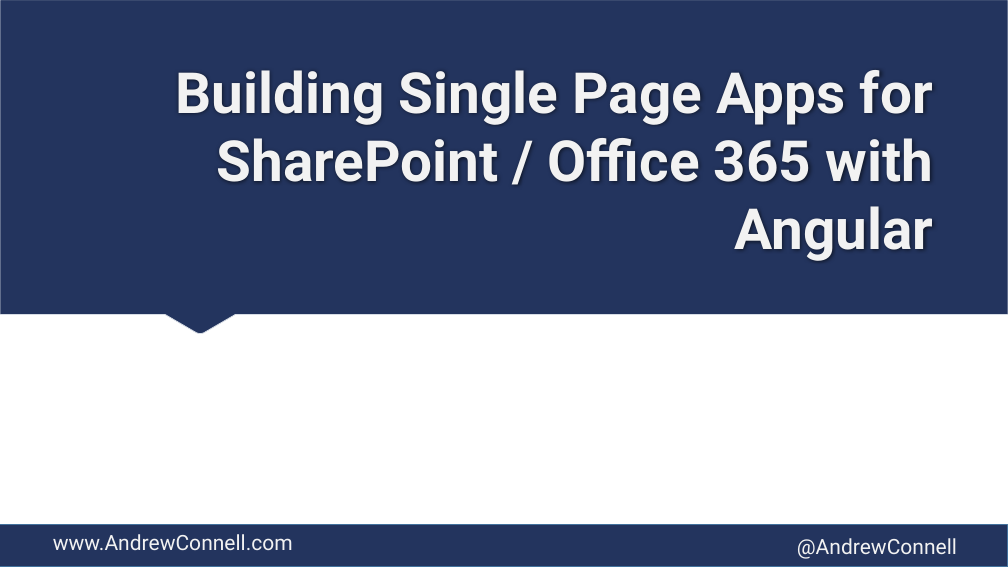
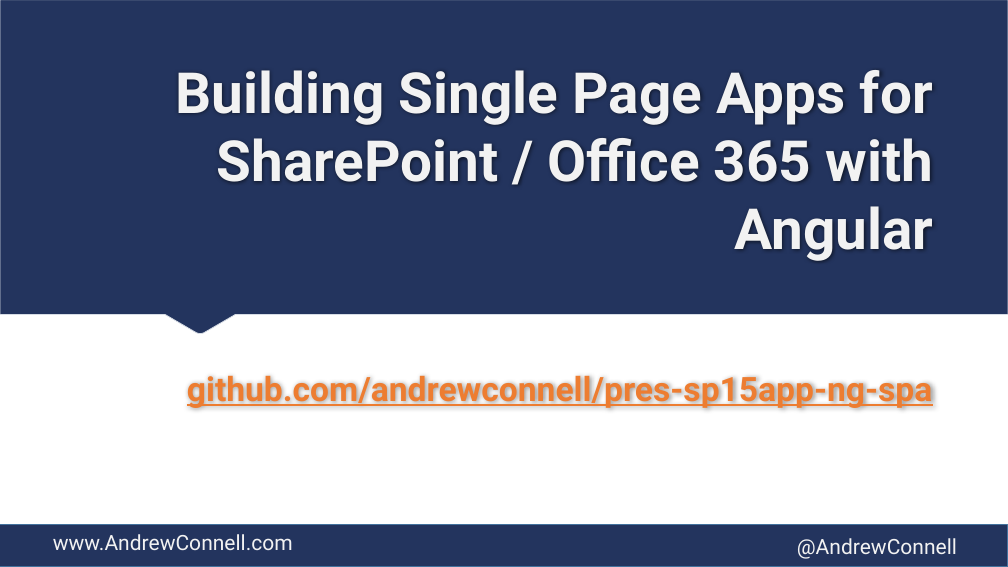
Before and after one commit to andrewconnell/pres-sp15app-ng-spa, a slide deck: slide 1 of presentation.pptx. Drawn at 1008x567 pixels with LibreOffice and Linux fonts; fonts in the diff are those of the drawing. Boxes give left, top, right and bottom in pixels: in the first picture for what was removed or moved away, otherwise in the second. Text is boxed around its words. In the diff, an @@ line names an element or a change of style, - is before the commit and + after.

```diff
--- a/presentation.pptx
+++ b/presentation.pptx
@@ subtitle added at bbox=[187, 376, 932, 408], 32 pt, text #ED7D31, bold, underline @@
+github.com/andrewconnell/pres-sp15app-ng-spa
```
Also in this commit, not shown: 4 other slides changed, 3 other files.
